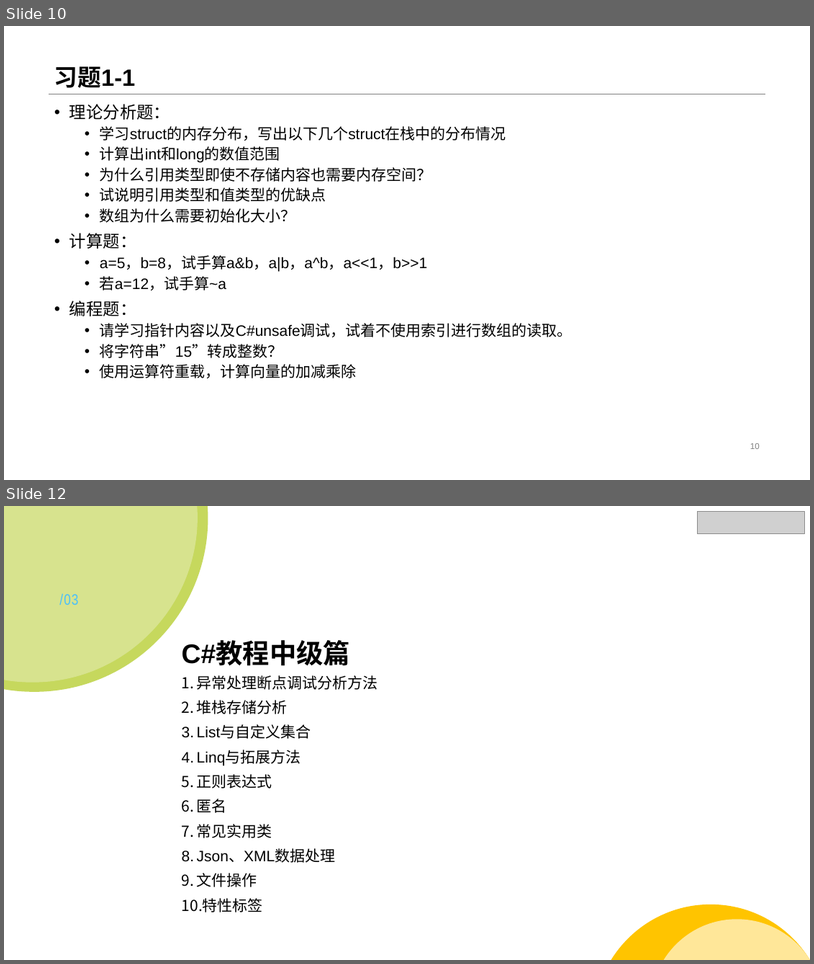
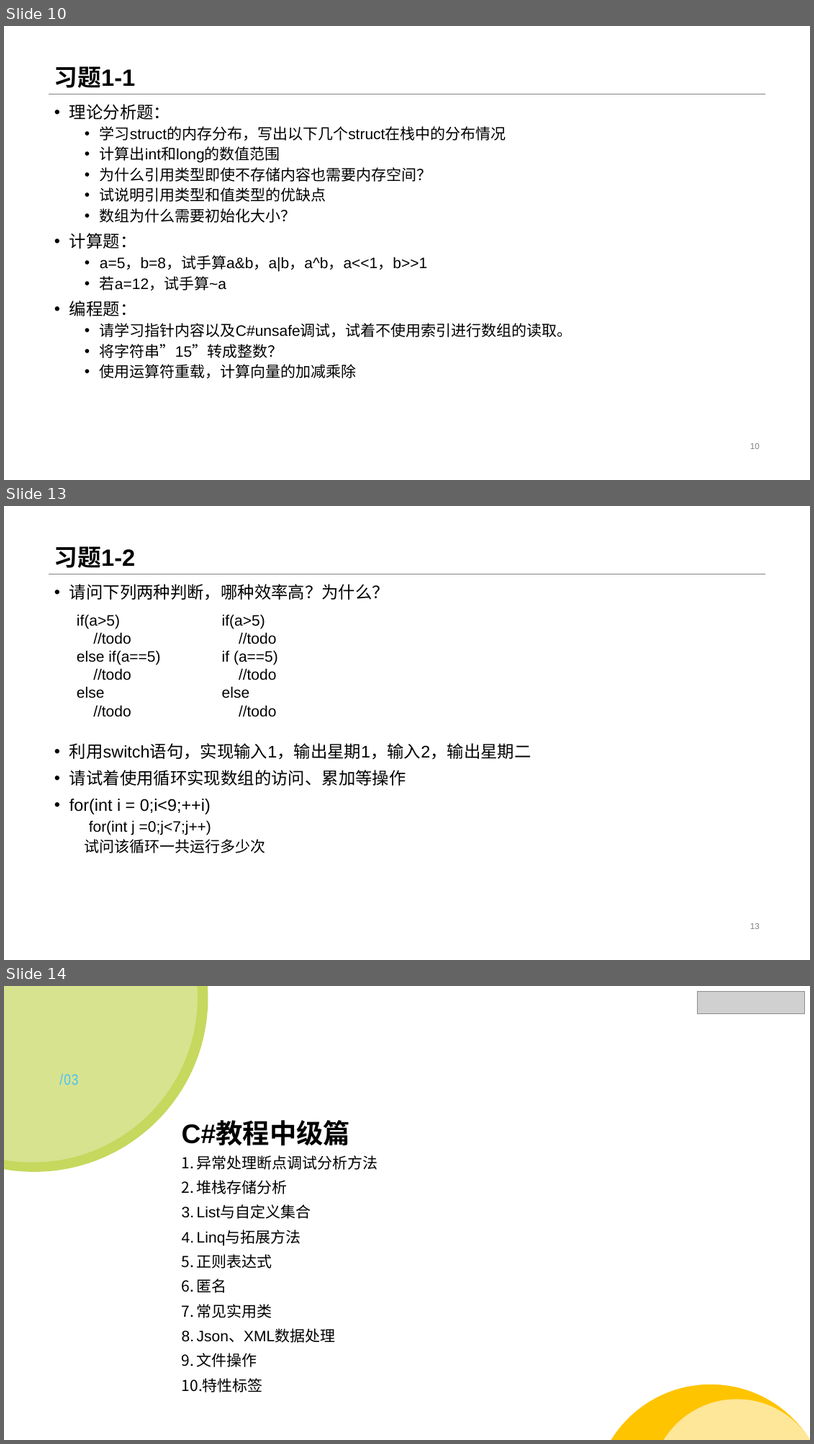
Before and after one commit to StevenEco/.NetCoreGuide, a slide deck: PPT/Microsoft Lesson.pptx. Shown one above the other, each under a label of ours: slides 10 and 12 before the commit, slides 10, 13 and 14 after it; the slides between them are not shown. The pictures are 814x964 and 814x1444 pixels, drawn with LibreOffice and Linux fonts; fonts in the diff are those of the drawing; grey boxes stand for pictures. Boxes give left, top, right and bottom in pixels: in the first picture for what was removed or moved away, otherwise in the second. Text is boxed around its words. In the diff, an @@ line names an element or a change of style, - is before the commit and + after.

```diff
--- a/PPT/Microsoft Lesson.pptx
+++ b/PPT/Microsoft Lesson.pptx
@@ slide 13 added at [4,506,810,960], background #FFFFFF; not listed: 1 template element that a slide beside it also shows @@
@@ title added at [54,546,135,568], 28 pt, text #000000, bold @@
+习题1-2
@@ text added at [70,584,532,853], 20 pt, text #000000 @@
+• 请问下列两种判断，哪种效率高？为什么？
+• 利用switch语句，实现输入1，输出星期1，输入2，输出星期二
+• 请试着使用循环实现数组的访问、累加等操作
+• for(int i = 0;i<9;++i)
+  for(int j =0;j<7;j++)
+  试问该循环一共运行多少次
@@ text added at [77,614,160,717], 18 pt, text #000000 @@
+if(a>5)
+//todo
+else if(a==5)
+//todo
+else
+//todo
@@ text added at [222,614,278,717], 18 pt, text #000000 @@
+if(a>5)
+//todo
+if (a==5)
+//todo
+else
+//todo
@@ page number added at [751,923,760,929], 10 pt, text #808080 @@
+13
@@ what was slide 12 is now slide 14 @@
```
Also in this commit, not shown: 2 slides changed, 1 other slide added, 5 other files.
